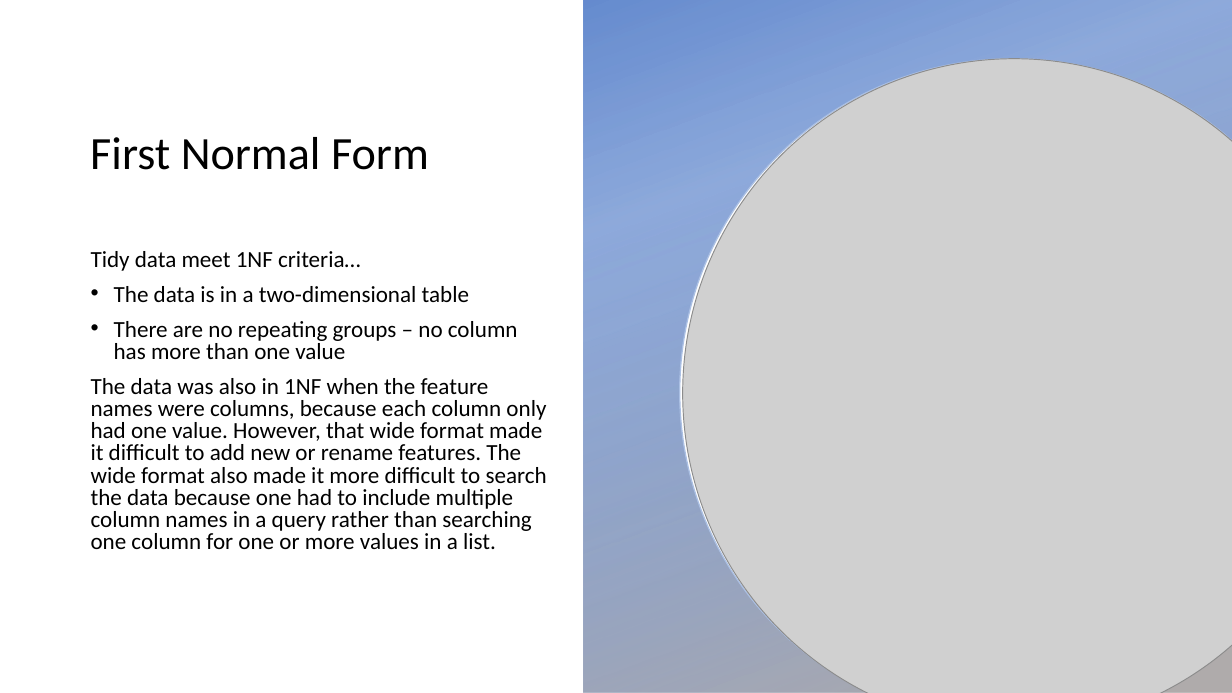
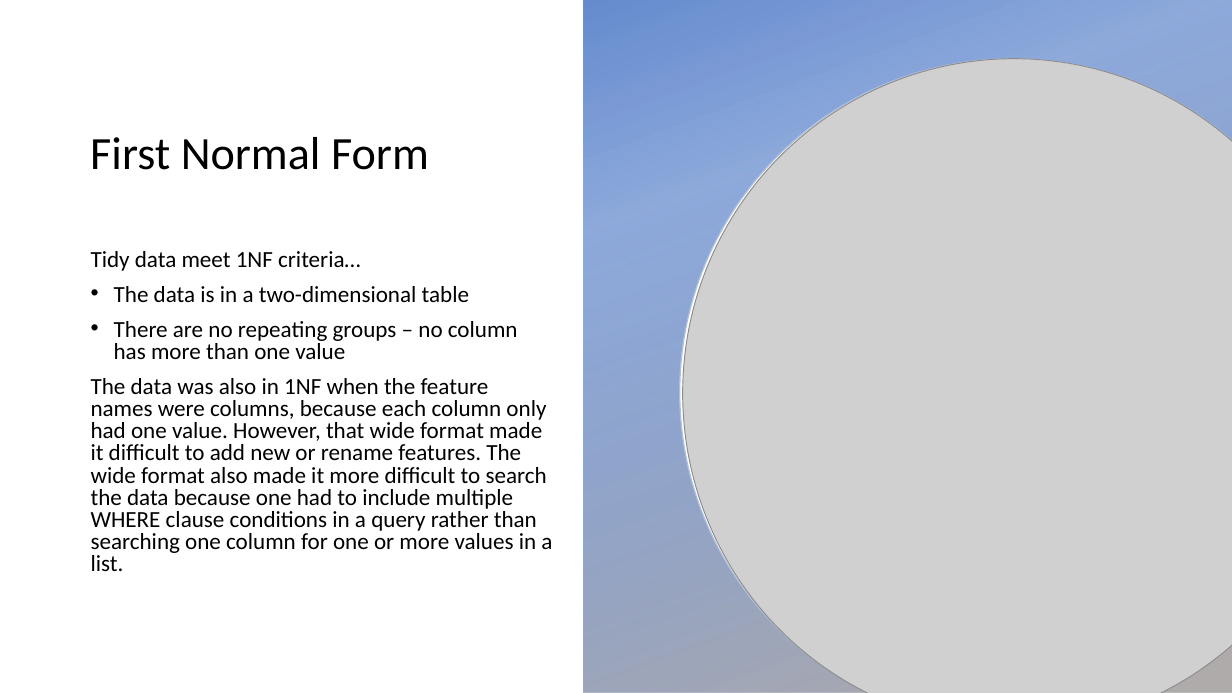
Before and after one commit to lisaover/PittManagQueryPreservData, a slide deck: slide 5 of Ross Joy of Painting/hw04_Over_Lisa_ross_db_model.pptx. Drawn at 1232x693 pixels with LibreOffice and Linux fonts; fonts in the diff are those of the drawing; grey boxes stand for pictures; background and template pictures are left out. Boxes give left, top, right and bottom in pixels: in the first picture for what was removed or moved away, otherwise in the second. Text is boxed around its words. In the diff, an @@ line names an element or a change of style, - is before the commit and + after.

```diff
--- a/Ross Joy of Painting/hw04_Over_Lisa_ross_db_model.pptx
+++ b/Ross Joy of Painting/hw04_Over_Lisa_ross_db_model.pptx
@@ text at bbox=[91, 378, 552, 571]: text changed @@
-The data was also in 1NF when the feature names were columns, because each column only had one value. However, that wide format made it difficult to add new or rename features. The wide format also made it more difficult to search the data because one had to include multiple column names in a query rather than searching one column for one or more values in a list.
+The data was also in 1NF when the feature names were columns, because each column only had one value. However, that wide format made it difficult to add new or rename features. The wide format also made it more difficult to search the data because one had to include multiple WHERE clause conditions in a query rather than searching one column for one or more values in a list.
```
Also in this commit, not shown: 50 other files.
